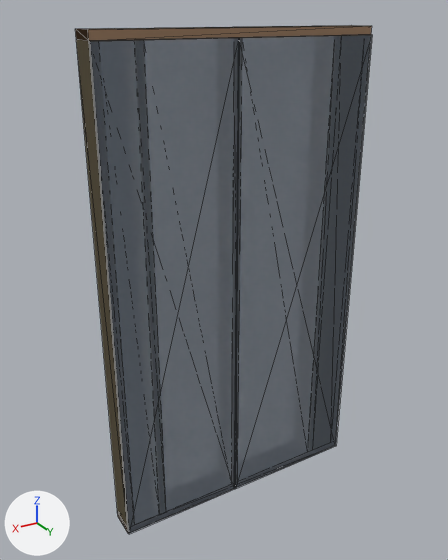
The glTF model panels/EX13_GF.glb, before and after one commit.
One viewpoint serves both versions: a 50 mm camera at (1.5, 2.38, 1.25) aimed at (0.05, -0.05, 0.03). Arrows for +X, +Y and +Z are at lower left; the lights stay in place. The older version comes first. Mesh edges are drawn as thin lines. Vertices at exactly the same position are counted once.

Names of what the first picture shows: 'EX13 GF'.
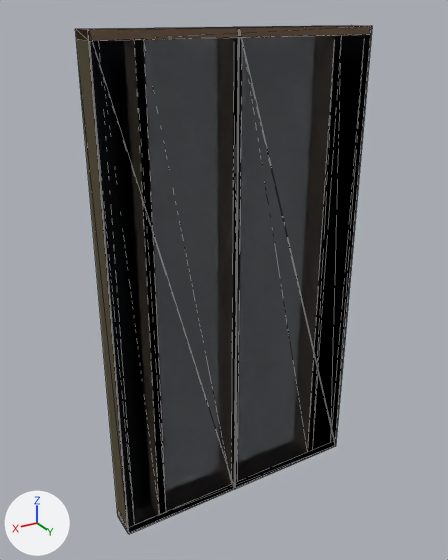
Scene script edits in JSON lines:
```json
{"block": "me_ex13_gf", "where": "me_ex13_gf.from_pydata(...)  # 120 vertices, 180 faces, 180 loose edges; spans x -0.68..0.68, y -0.07..0.07, z -1.19..1.19"}
{"block": "me_ex13_gf", "where": "# used by ob_ex13_gf; location = (0.0, 0.0, 0.0)"}
{"block": "me_ex13_gf", "change": "me_ex13_gf part 1"}
{"op": "set", "path": "me_ex13_gf.vertices[41].co", "old": "(-0.68, 0.07, -1.19)", "new": "(0.04, 0.07, -1.19)", "note": "pixel (335, 445) -> pixel (235, 489)"}
{"op": "set", "path": "me_ex13_gf.vertices[42].co", "old": "(0.04, 0.07, -1.19)", "new": "(0.04, 0.07, 1.19)", "note": "pixel (234, 488) -> pixel (239, 28)"}
{"op": "set", "path": "me_ex13_gf.vertices[43].co", "old": "(0.04, 0.07, -1.19)", "new": "(-0.68, 0.07, 1.19)", "note": "pixel (235, 489) -> pixel (372, 26)"}
{"op": "set", "path": "me_ex13_gf.vertices[44].co", "old": "(0.04, 0.07, 1.15)", "new": "(-0.68, 0.07, -1.19)", "note": "pixel (238, 37) -> pixel (335, 445)"}
{"op": "set", "path": "me_ex13_gf.vertices[45].co", "old": "(0.04, 0.07, 1.15)", "new": "(-0.68, 0.07, 1.19)", "note": "pixel (239, 37) -> pixel (371, 26)"}
{"op": "set", "path": "me_ex13_gf.vertices[46].co", "old": "(-0.68, 0.07, 1.15)", "new": "(0.04, 0.07, 1.19)", "note": "pixel (370, 34) -> pixel (238, 28)"}
{"op": "set", "path": "me_ex13_gf.vertices[47].co", "old": "(-0.68, 0.07, 1.15)", "new": "(0.04, 0.07, -1.19)", "note": "pixel (372, 34) -> pixel (234, 488)"}
{"op": "set", "path": "me_ex13_gf.vertices[49].co", "old": "(0.05, 0.07, -1.19)", "new": "(0.68, 0.07, -1.19)", "note": "pixel (234, 488) -> pixel (129, 534)"}
{"op": "set", "path": "me_ex13_gf.vertices[50].co", "old": "(0.68, 0.07, -1.19)", "new": "(0.68, 0.07, 1.19)", "note": "pixel (128, 533) -> pixel (89, 30)"}
{"op": "set", "path": "me_ex13_gf.vertices[51].co", "old": "(0.68, 0.07, -1.19)", "new": "(0.05, 0.07, 1.19)", "note": "pixel (129, 534) -> pixel (239, 28)"}
{"op": "set", "path": "me_ex13_gf.vertices[52].co", "old": "(0.68, 0.07, 1.15)", "new": "(0.05, 0.07, -1.19)", "note": "pixel (89, 40) -> pixel (234, 488)"}
{"op": "set", "path": "me_ex13_gf.vertices[53].co", "old": "(0.68, 0.07, 1.15)", "new": "(0.05, 0.07, 1.19)", "note": "pixel (90, 41) -> pixel (238, 28)"}
{"op": "set", "path": "me_ex13_gf.vertices[54].co", "old": "(0.05, 0.07, 1.15)", "new": "(0.68, 0.07, 1.19)", "note": "pixel (238, 37) -> pixel (88, 30)"}
{"op": "set", "path": "me_ex13_gf.vertices[55].co", "old": "(0.05, 0.07, 1.15)", "new": "(0.68, 0.07, -1.19)", "note": "pixel (239, 37) -> pixel (128, 533)"}
```

Boxes [x1, y1, x2, y2] around the edits, measured in the pictures (448 x 560 px; the box of a moved part takes in the faces that stretch with it):
```json
{"object": "EX13 GF", "change": "reshaped", "before": [75, 25, 372, 534], "after": [75, 25, 373, 534]}
{"part": 1, "of": "me_ex13_gf", "change": "moved or reshaped", "before": [89, 35, 372, 534], "after": [88, 26, 373, 534]}
```
